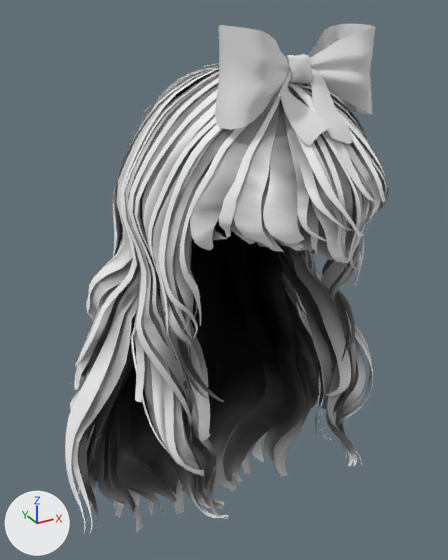
The glTF model Mesh/Parts/Hair/LongHairBow/LongHairBow.glb, before and after one commit.
Before and after are seen from a 50 mm camera at (-0.285, -0.488, 0.269) aimed at (0.006, 0.041, 0.004). Lighting does not change. The marker at lower left points along +X, +Y and +Z. The first picture is the older version. Vertices at exactly the same position are counted once.

Objects in the first picture: 'Bow', 'LongHairBow'.
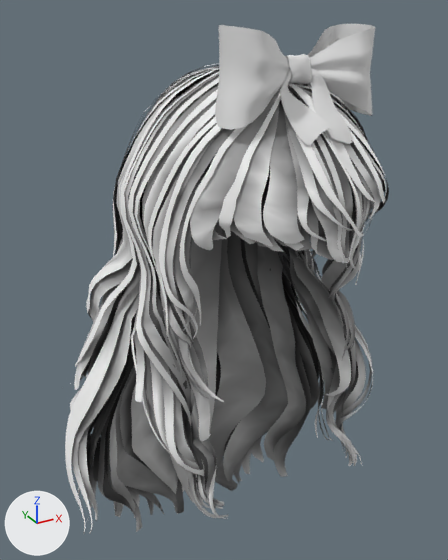
What differs and where, as boxes [x1, y1, x2, y2] in the pictures (448 x 560 px):
part 1 of me_c1201h0052_hir_part_4_0_mesh_attribute_001, added: after [71, 64, 389, 534]
part 2 of me_c1201h0052_hir_part_4_0_mesh_attribute_001, edited (looks the same): [70, 65, 386, 534] in both

The change, as a diff of the scene's bpy script:
```diff
--- a/Mesh/Parts/Hair/LongHairBow/LongHairBow.glb.py
+++ b/Mesh/Parts/Hair/LongHairBow/LongHairBow.glb.py
@@ me_c1201h0052_hir_part_4_0_mesh_attribute_001 @@
 # used by ob_longhairbow; location = (0.0, 0.0, 0.0)
-me_c1201h0052_hir_part_4_0_mesh_attribute_001.from_pydata(...)  # 19654 vertices, 24816 faces; spans x -0.173..0.175, y -0.151..0.185, z -0.358..0.227
+me_c1201h0052_hir_part_4_0_mesh_attribute_001.from_pydata(...)  # 39308 vertices, 49632 faces; spans x -0.173..0.175, y -0.151..0.185, z -0.358..0.227
+# me_c1201h0052_hir_part_4_0_mesh_attribute_001 part 1: 19654 vertices added at x -0.173..0.175, y -0.151..0.184, z -0.358..0.227
+# me_c1201h0052_hir_part_4_0_mesh_attribute_001 part 2: 19966 kept faces spanning x -0.17..0.174, y -0.15..0.185, z -0.358..0.227 get new vertex colours
 me_c1201h0052_hir_part_4_0_mesh_attribute_001.materials.append(mat_ht_default_material)
```
